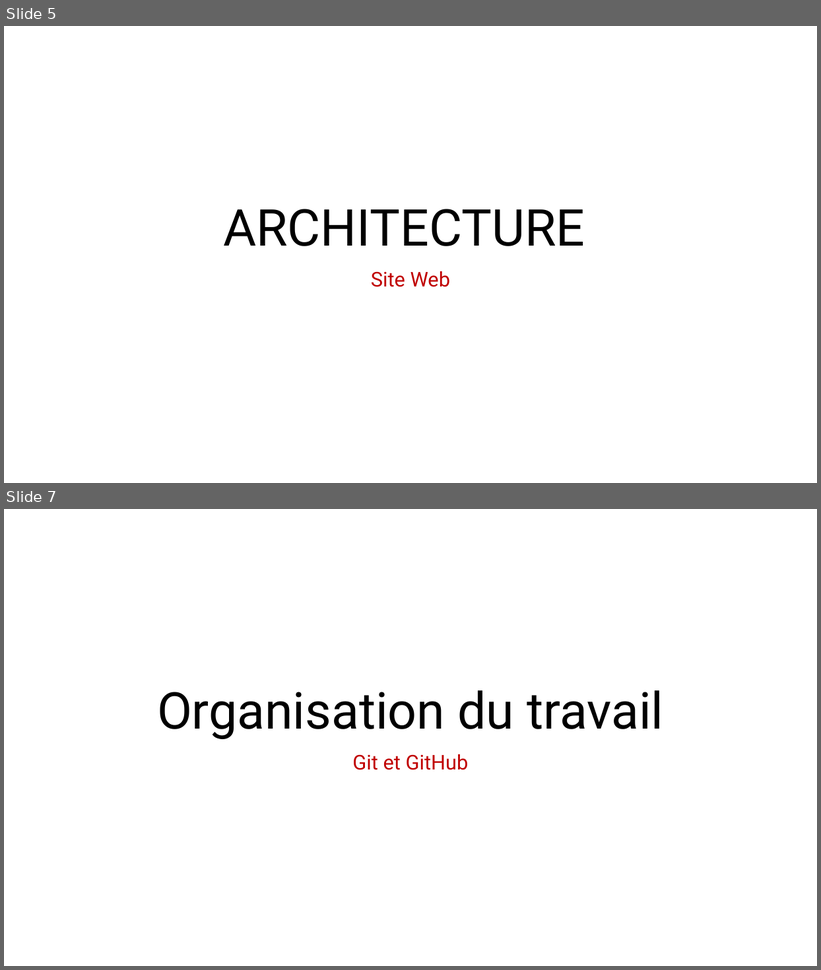
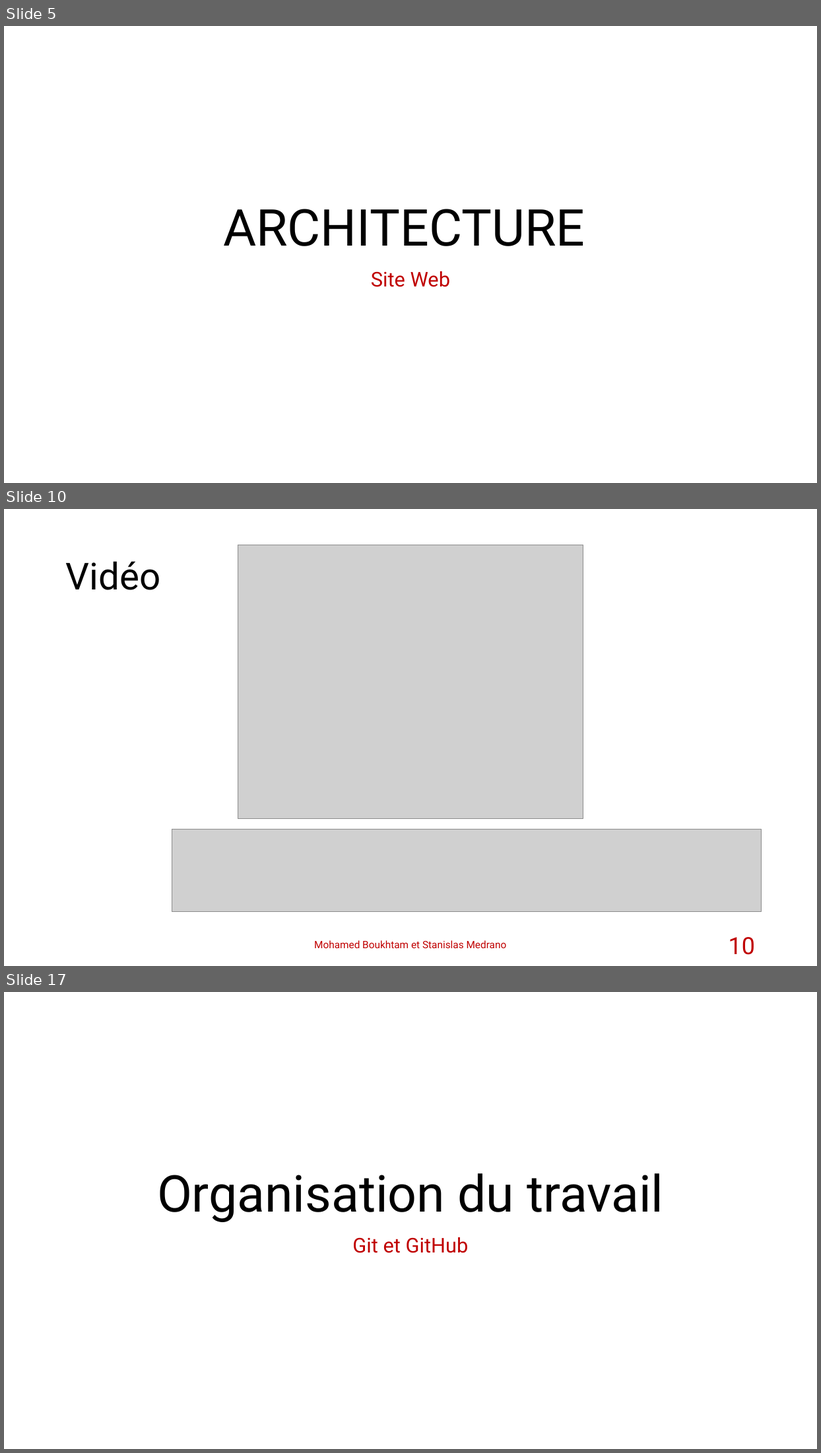
Before and after one commit to stanfrbd/stcodin, a slide deck: documents/Projet_Codin_StanislasMedrano_MohamedBoukhtam.pptx. Shown one above the other, each under a label of ours: slides 5 and 7 before the commit, slides 5, 10 and 17 after it; the slides between them are not shown. The pictures are 821x970 and 821x1453 pixels, drawn with LibreOffice and Linux fonts; fonts in the diff are those of the drawing; grey boxes stand for pictures; background and template pictures are left out. Boxes give left, top, right and bottom in pixels: in the first picture for what was removed or moved away, otherwise in the second. Text is boxed around its words. In the diff, an @@ line names an element or a change of style, - is before the commit and + after.

```diff
--- a/documents/Projet_Codin_StanislasMedrano_MohamedBoukhtam.pptx
+++ b/documents/Projet_Codin_StanislasMedrano_MohamedBoukhtam.pptx
@@ slide 10 added at [4, 509, 817, 966], background #FFFFFF @@
@@ picture added at [238, 545, 583, 819] @@
@@ title added at [66, 561, 161, 590], 44 pt, text #000000 @@
+Vidéo
@@ picture added at [172, 829, 762, 912] @@
@@ text added at [314, 941, 507, 949], 12 pt, text #C00000 @@
+Mohamed Boukhtam et Stanislas Medrano
@@ page number added at [729, 937, 755, 955], 28 pt, text #C00000 @@
+10
@@ what was slide 7 is now slide 17 @@
```
Also in this commit, not shown: 3 slides changed, 12 other slides added, 4 other files.
